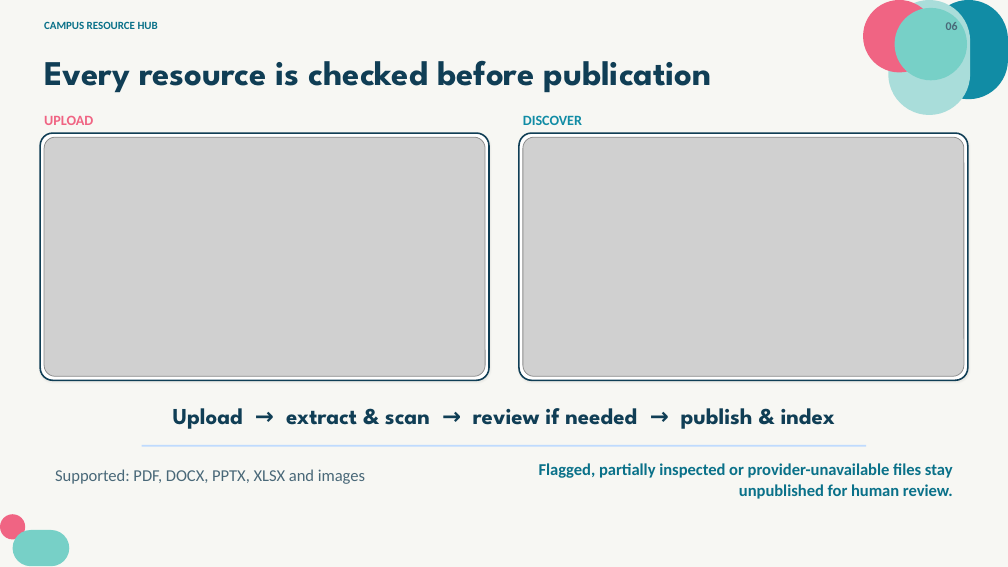
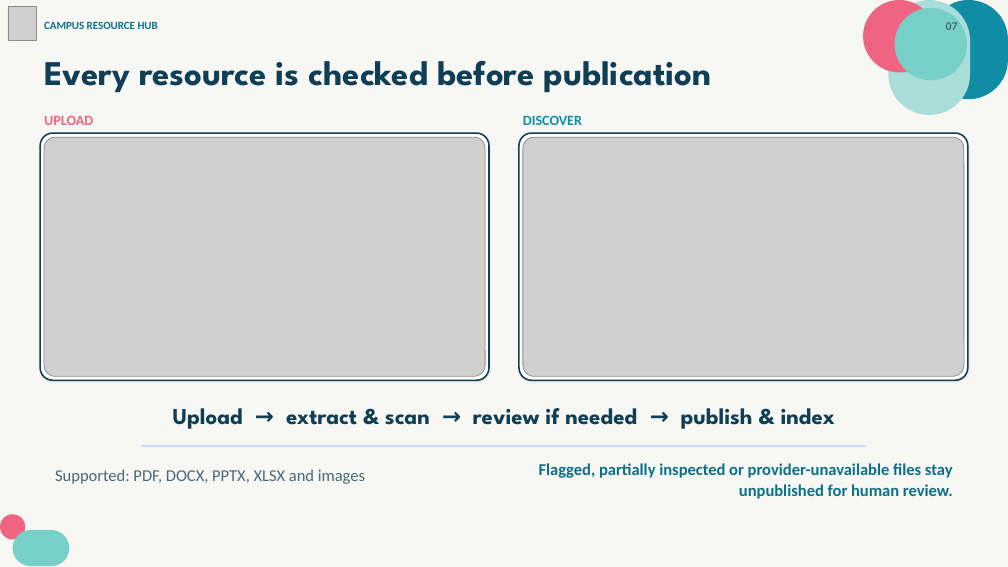
Before and after one commit to KaziAkibRayhan/campus-resource-hub-frontend, a slide deck: slide 7 of project-documentation/Campus_Resource_Hub_Project_Presentation_Final_No_Questions.pptx (slide 6 before the commit). Drawn at 1008x567 pixels with LibreOffice and Linux fonts; fonts in the diff are those of the drawing; grey boxes stand for pictures. Boxes give left, top, right and bottom in pixels: in the first picture for what was removed or moved away, otherwise in the second. Text is boxed around its words. In the diff, an @@ line names an element or a change of style, - is before the commit and + after.

```diff
--- a/project-documentation/Campus_Resource_Hub_Project_Presentation_Final_No_Questions.pptx
+++ b/project-documentation/Campus_Resource_Hub_Project_Presentation_Final_No_Questions.pptx
@@ picture added at (8,7,36,40) @@
@@ text at (946,22,958,30): text changed @@
-06
+07
```
Also in this commit, not shown: 12 other slides changed, 1 slide added.
